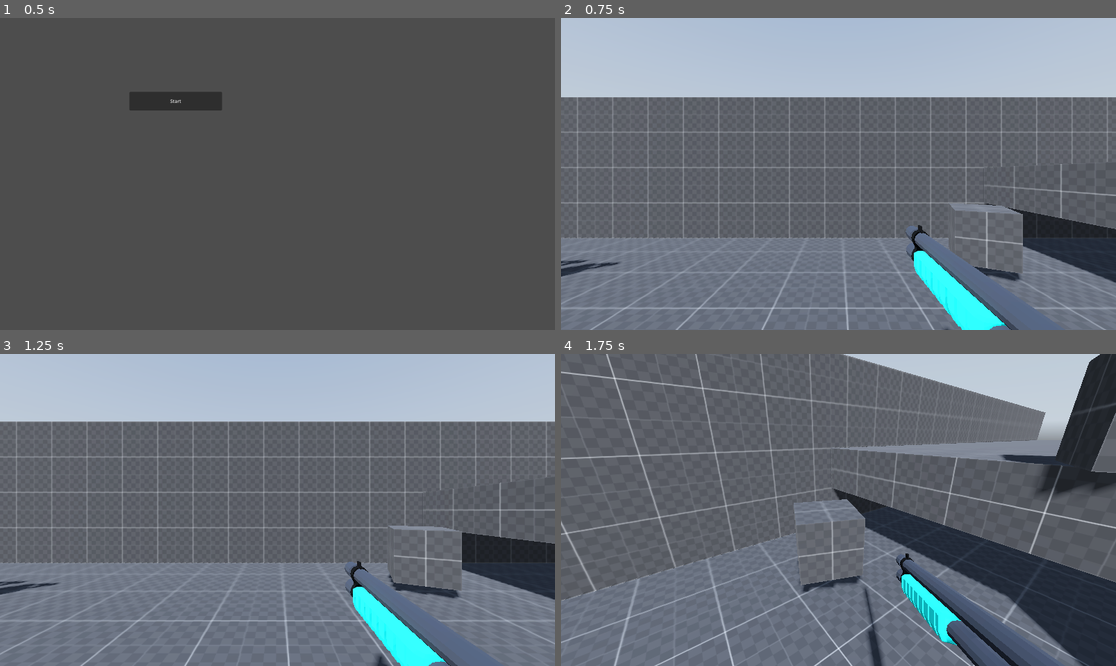
Above: before the commit, frames 1-4 (two rows, left to right).
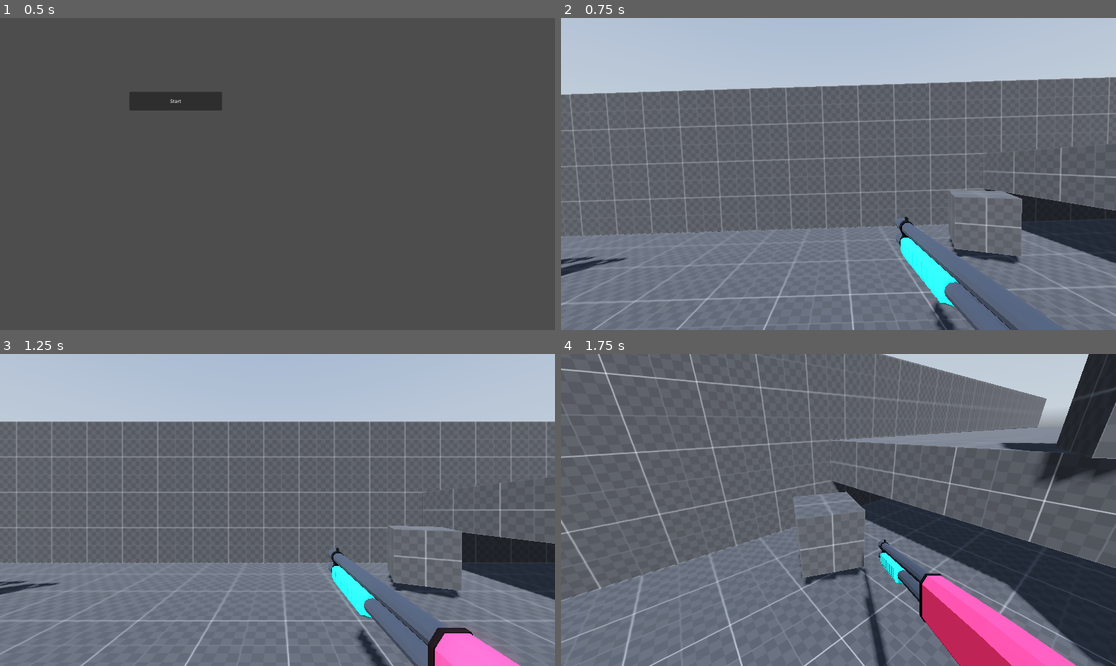
Above: after the commit, the same moments.

Repository: devmanso/fps
Game: Godot game, scene res://main.tscn
Two runs of this game, one before a commit and one after it. Both use one fixed random seed, a clock stepped at 60 frames per second and the inputs below. A sky picture missing from this copy of the repository is replaced by a grey-blue gradient.
Inputs (mouse positions are in pixels of both pictures, inside the frame that each line leads up to):
- Up to frame 1 (0.5 s): no input
- Up to frame 2 (0.75 s): click "Start" at 0.5 s
- Up to frame 3 (1.25 s): no input
- Up to frame 4 (1.75 s): tap Enter at 1.25 s; move the mouse to (866, 510) at 1.27 s; press the mouse at (866, 510) at 1.28 s; hold W (up) from 1.28 s (still down); tap Space (jump) at 1.52, 1.55 s

Frame 1 is identical in both runs. In frame 2, 15% of the frame differs, in the area x 0-100%, y 18-100%; in frame 3, 3.3%; in frame 4, 21%, in the area x 0-100%, y 0-100%.

Commit message:
get bullets to actually shoot

Diff:
--- a/scenes/bullet.tscn
+++ b/scenes/bullet.tscn
@@ -1,20 +1,24 @@
-[gd_scene load_steps=4 format=3 uid="uid://c5ej48kcleug1"]
+[gd_scene load_steps=5 format=3 uid="uid://clhp5o42lc3xx"]
 
+[ext_resource type="Script" path="res://scripts/bullet_velocity.gd" id="1_d68px"]
 [ext_resource type="Script" path="res://scripts/bullet.gd" id="1_twdj0"]
 
-[sub_resource type="CapsuleMesh" id="CapsuleMesh_3b04s"]
+[sub_resource type="CylinderMesh" id="CylinderMesh_j8jvm"]
 
-[sub_resource type="CapsuleShape3D" id="CapsuleShape3D_4thbn"]
+[sub_resource type="CylinderShape3D" id="CylinderShape3D_613qu"]
 
-[node name="Bullet" type="Area3D"]
+[node name="Bullet" type="Node3D"]
+script = ExtResource("1_d68px")
+
+[node name="Body" type="Area3D" parent="."]
 script = ExtResource("1_twdj0")
 
-[node name="MeshInstance3D" type="MeshInstance3D" parent="."]
-transform = Transform3D(0.5, 0, 0, 0, -2.18557e-08, -0.5, 0, 0.5, -2.18557e-08, 0, 0, 0)
-mesh = SubResource("CapsuleMesh_3b04s")
+[node name="MeshInstance3D" type="MeshInstance3D" parent="Body"]
+transform = Transform3D(0.2, 0, 0, 0, -8.74228e-09, -0.2, 0, 0.2, -8.74228e-09, 0, 0, 0)
+mesh = SubResource("CylinderMesh_j8jvm")
 
-[node name="CollisionShape3D" type="CollisionShape3D" parent="."]
-transform = Transform3D(0.5, 0, 0, 0, -2.18557e-08, -0.5, 0, 0.5, -2.18557e-08, 0, 0, 0)
-shape = SubResource("CapsuleShape3D_4thbn")
+[node name="CollisionShape3D" type="CollisionShape3D" parent="Body"]
+transform = Transform3D(0.2, 0, 0, 0, -8.74228e-09, -0.2, 0, 0.2, -8.74228e-09, 0, 0, 0)
+shape = SubResource("CylinderShape3D_613qu")
 
-[connection signal="body_entered" from="." to="." method="_on_body_entered"]
+[connection signal="body_entered" from="Body" to="Body" method="_on_body_entered"]
--- a/scenes/player.tscn
+++ b/scenes/player.tscn
@@ -82,6 +82,8 @@
 
 [sub_resource type="CapsuleMesh" id="CapsuleMesh_0nsox"]
 
+[sub_resource type="BoxMesh" id="BoxMesh_lwfjb"]
+
 [node name="Player" type="CharacterBody3D"]
 transform = Transform3D(1, 0, 0, 0, 1, 0, 0, 0, 1, 0, 0.8, 0)
 script = ExtResource("1_wkneb")
@@ -124,7 +126,13 @@
 mesh = SubResource("CapsuleMesh_0nsox")
 
 [node name="Muzzle" type="Marker3D" parent="."]
-transform = Transform3D(1, 0, 0, 0, 1, 0, 0, 0, 1, 0.00410819, 0.104541, -2.2378)
+transform = Transform3D(1, 0, 0, 0, 1, 0, 0, 0, 1, 0.0047465, 0.73909, -1.18896)
+
+[node name="MeshInstance3D" type="MeshInstance3D" parent="Muzzle"]
+transform = Transform3D(0.2, 0, 0, 0, 0.2, 0, 0, 0, 0.2, -0.0031257, -0.0511209, -0.122367)
+visible = false
+mesh = SubResource("BoxMesh_lwfjb")
+skeleton = NodePath("../..")
 
 [connection signal="animation_finished" from="Neck/Head/Eyes/AnimationPlayer" to="." method="_on_animation_player_animation_finished"]
 [connection signal="timeout" from="SlidingTimer" to="." method="_on_sliding_timer_timeout"]
--- a/scenes/shotgun.tscn
+++ b/scenes/shotgun.tscn
@@ -45,3 +45,7 @@
 libraries = {
 "": SubResource("AnimationLibrary_b2jca")
 }
+
+[node name="Muzzle" type="RayCast3D" parent="."]
+transform = Transform3D(1, 0, 0, 0, 1, 0, 0, 0, 1, 4.36897, 0.298747, -0.0479549)
+target_position = Vector3(0, 0, -1)
--- /dev/null
+++ b/scenes/shotgun_bullet.tscn
@@ -0,0 +1,27 @@
+[gd_scene load_steps=4 format=3 uid="uid://c2fagv60epvu1"]
+
+[ext_resource type="Script" path="res://scripts/bullet.gd" id="1_xhghi"]
+
+[sub_resource type="CylinderMesh" id="CylinderMesh_ljbhv"]
+
+[sub_resource type="CylinderShape3D" id="CylinderShape3D_6gw02"]
+
+[node name="Bullet" type="CharacterBody3D"]
+
+[node name="Body" type="Area3D" parent="."]
+script = ExtResource("1_xhghi")
+
+[node name="MeshInstance3D" type="MeshInstance3D" parent="Body"]
+transform = Transform3D(-4.37114e-08, 1, -4.37114e-08, 0, -4.37114e-08, -1, -1, -4.37114e-08, 1.91069e-15, 0, 0, 0)
+mesh = SubResource("CylinderMesh_ljbhv")
+skeleton = NodePath("../../..")
+
+[node name="CollisionShape3D" type="CollisionShape3D" parent="Body"]
+transform = Transform3D(-4.37114e-08, 1, -4.37114e-08, 0, -4.37114e-08, -1, -1, -4.37114e-08, 1.91069e-15, 0, 0, 0)
+shape = SubResource("CylinderShape3D_6gw02")
+
+[node name="CollisionShape3D" type="CollisionShape3D" parent="."]
+transform = Transform3D(-4.37114e-08, 1, -4.37114e-08, 0, -4.37114e-08, -1, -1, -4.37114e-08, 1.91069e-15, 0, 0, 0)
+shape = SubResource("CylinderShape3D_6gw02")
+
+[connection signal="body_entered" from="Body" to="Body" method="_on_body_entered"]
--- a/scripts/bullet.gd
+++ b/scripts/bullet.gd
@@ -1,9 +1,9 @@
 extends Area3D
 
-var speed = 1
+#func _physics_process(delta):
+	#position.z += position.z * speed * delta
 
-func _physics_process(delta):
-	position.z += position.z * speed * delta
+
 
 func _on_body_entered(body):
 	if body.is_in_group("enemy"):
--- /dev/null
+++ b/scripts/bullet_velocity.gd
@@ -0,0 +1,8 @@
+extends Node3D
+
+var speed : float = 0.0  # Initial speed, adjust as needed
+var velocity : Vector3 = Vector3.ZERO
+
+func _process(delta):
+	# Move the bullet based on its velocity
+	transform.origin += velocity * delta
--- a/scripts/player.gd
+++ b/scripts/player.gd
@@ -1,6 +1,8 @@
 extends CharacterBody3D
 
 @onready var gun_anim = $Neck/Head/Eyes/Camera/Shotgun/AnimationPlayer
+@onready var gun_barrel = $Neck/Head/Eyes/Camera/Shotgun/Muzzle
+@onready var camera = $Neck/Head/Eyes/Camera
 
 @export var JUMP_VELOCITY = 4.5
 @export var WALKING_SPEED = 5.0
@@ -20,7 +22,9 @@
 @export var WIGGLE_ON_CROUCHING_INTENSITY = 0.05
 @export var BUNNY_HOP_ACCELERATION = 0.1
 @export var bullet : PackedScene = load("res://scenes/bullet.tscn")
-
+@export var bullet_speed : float = 40.0
+
+var bullet_instance
 var current_speed = 5.0
 var gravity = ProjectSettings.get_setting("physics/3d/default_gravity")
 var direction = Vector3.ZERO
@@ -35,16 +39,27 @@
 var bunny_hop_speed = SPRINTING_SPEED
 var last_velocity = Vector3.ZERO
 var stand_after_roll = false
+var b
+
 
 func _ready():
 	Input.set_mouse_mode(Input.MOUSE_MODE_CAPTURED)
+	if !gun_anim.is_playing():
+		gun_anim.play("Shoot")
+		$Neck/Head/Eyes/AnimationPlayer.play("jump")
+
 
 func fire():
 	var b = bullet.instantiate()
-	add_child(b)
-	print_debug("fired")
-	b.position = $Muzzle.position
-	b.transform = $Muzzle.global_transform
+	owner.add_child(b)
+	b.global_position = gun_barrel.global_position
+	b.global_rotation = camera.global_rotation
+	var direction = camera.global_transform.basis.z.normalized()
+	var bullet_speed = 5 #00.0
+	b.position.z -= bullet_speed
+	#b.velocity = direction * bullet_speed
+	#b.position = gun_barrel.global_position
+	#b.transform = gun_barrel.global_transform
 
 func _input(event):
 
@@ -57,13 +72,42 @@
 		$Neck/Head.rotate_x(deg_to_rad(-event.relative.y * MOUSE_SENS))
 		$Neck/Head.rotation.x = clamp($Neck/Head.rotation.x, deg_to_rad(-90), deg_to_rad(90))
 
+func shotgun_blast():
+	b = bullet.instantiate()
+	owner.add_child(b)
+	b.global_position = $Muzzle.global_position
+	b.global_rotation = camera.global_rotation
+	var direction = camera.global_transform.basis.z.normalized()
+	b.velocity = direction * -bullet_speed
+
+	b = bullet.instantiate()
+	owner.add_child(b)
+	b.global_position = $Muzzle.global_position
+	b.global_rotation = camera.global_rotation
+	b.velocity = direction * -bullet_speed
+
+	b = bullet.instantiate()
+	owner.add_child(b)
+	b.global_position = $Muzzle.global_position
+	b.global_rotation = camera.global_rotation
+	b.velocity = direction * -bullet_speed
 
 func _physics_process(delta):
+
+	#if b:
+		#b.scale = Vector3(.5, .5, .5)
 
 	if Input.is_action_pressed("shoot"):
 		if !gun_anim.is_playing():
 			gun_anim.play("Shoot")
 			$Neck/Head/Eyes/AnimationPlayer.play("jump")
+			#b = bullet.instantiate()
+			#owner.add_child(b)
+			#b.global_position = $Muzzle.global_position
+			#b.global_rotation = camera.global_rotation
+			#var direction = camera.global_transform.basis.z.normalized()
+			#b.velocity = direction * -bullet_speed
+			shotgun_blast()
 
 	var input_dir = Input.get_vector("left", "right", "up", "down")
 
Not shown: 1 places in scenes/player.tscn that only renumber resources
